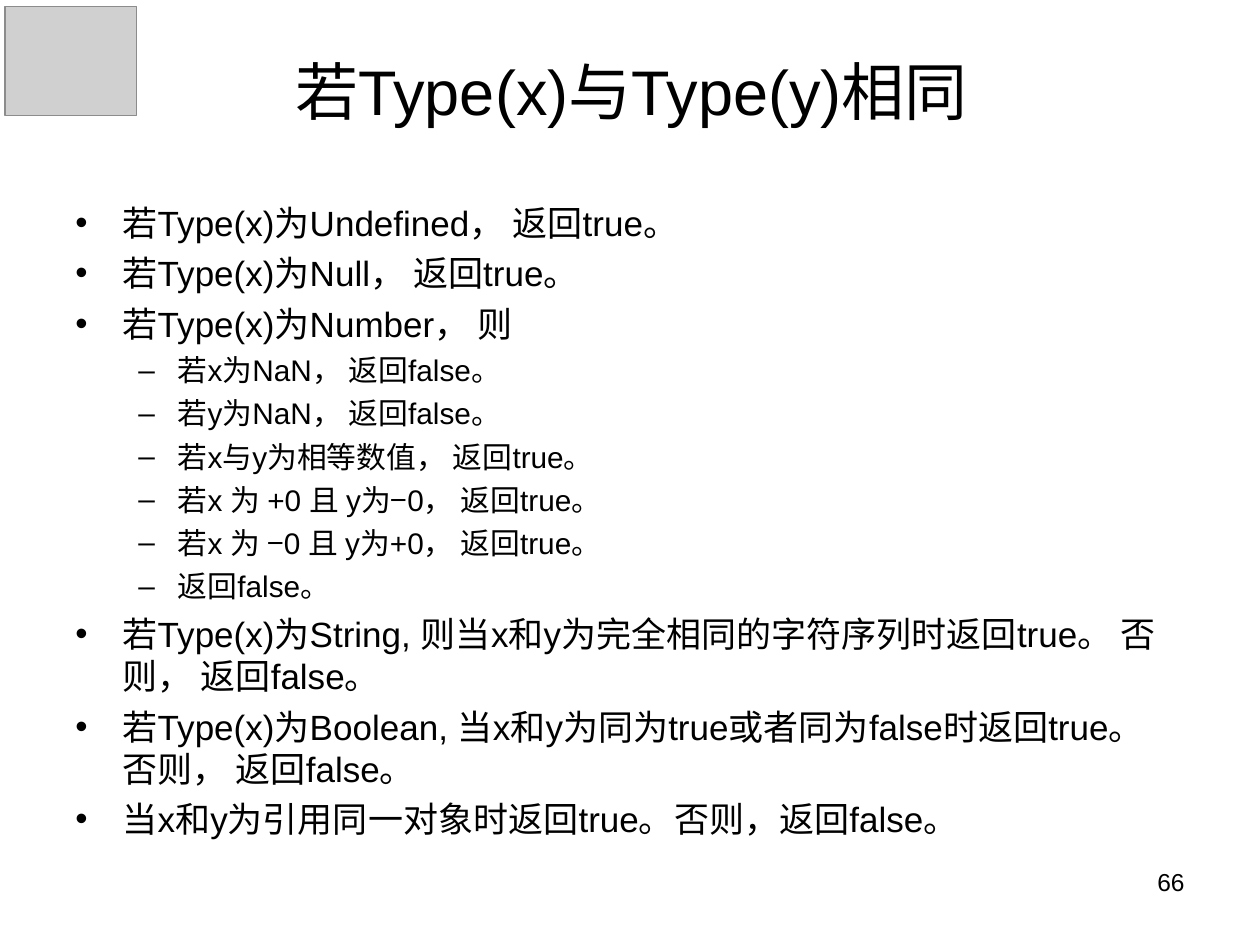
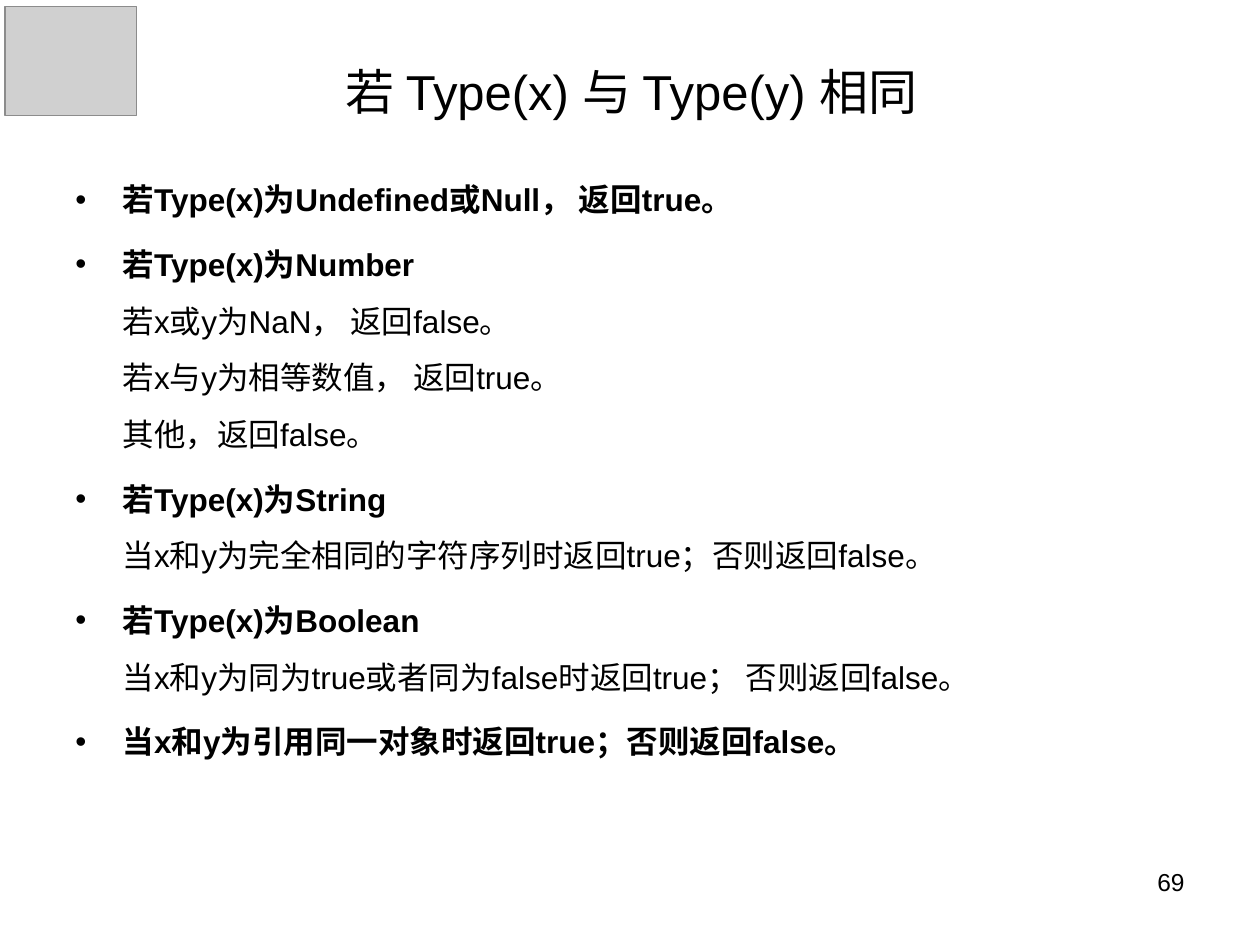
Before and after one commit to panxuepeng/javascript, a slide deck: slide 69 of ppt/第一天课程.ppt (slide 66 before the commit). Drawn at 1260x945 pixels with LibreOffice and Linux fonts; fonts in the diff are those of the drawing; grey boxes stand for pictures. Boxes give left, top, right and bottom in pixels: in the first picture for what was removed or moved away, otherwise in the second. Text is boxed around its words. In the diff, an @@ line names an element or a change of style, - is before the commit and + after.

```diff
--- a/ppt/第一天课程.ppt
+++ b/ppt/第一天课程.ppt
@@ title at [346,68,917,120]: text changed; size 36 to 28 pt @@
-若Type(x)与Type(y)相同
+若 Type(x) 与 Type(y) 相同
@@ text at [123,184,970,760]: text changed; size 20 to 18 pt @@
-• 若Type(x)为Undefined， 返回true。
-• 若Type(x)为Null， 返回true。
-• 若Type(x)为Number， 则
-  – 若x为NaN， 返回false。
-  – 若y为NaN， 返回false。
-  – 若x与y为相等数值， 返回true。
-  – 若x 为 +0 且 y为−0， 返回true。
-  – 若x 为 −0 且 y为+0， 返回true。
-  – 返回false。
-• 若Type(x)为String, 则当x和y为完全相同的字符序列时返回true。 否则， 返回false。
-• 若Type(x)为Boolean, 当x和y为同为true或者同为false时返回true。 否则， 返回false。
-• 当x和y为引用同一对象时返回true。否则，返回false。
+• 若Type(x)为Undefined或Null， 返回true。
+• 若Type(x)为Number
+  若x或y为NaN， 返回false。
+  若x与y为相等数值， 返回true。
+  其他，返回false。
+• 若Type(x)为String
+  当x和y为完全相同的字符序列时返回true；否则返回false。
+• 若Type(x)为Boolean
+  当x和y为同为true或者同为false时返回true； 否则返回false。
+• 当x和y为引用同一对象时返回true；否则返回false。
@@ page number at [1157,874,1184,892]: text changed @@
-66
+69
```
Also in this commit, not shown: 10 other slides changed, 10 slides added, 4 slides removed, 22 other files.
